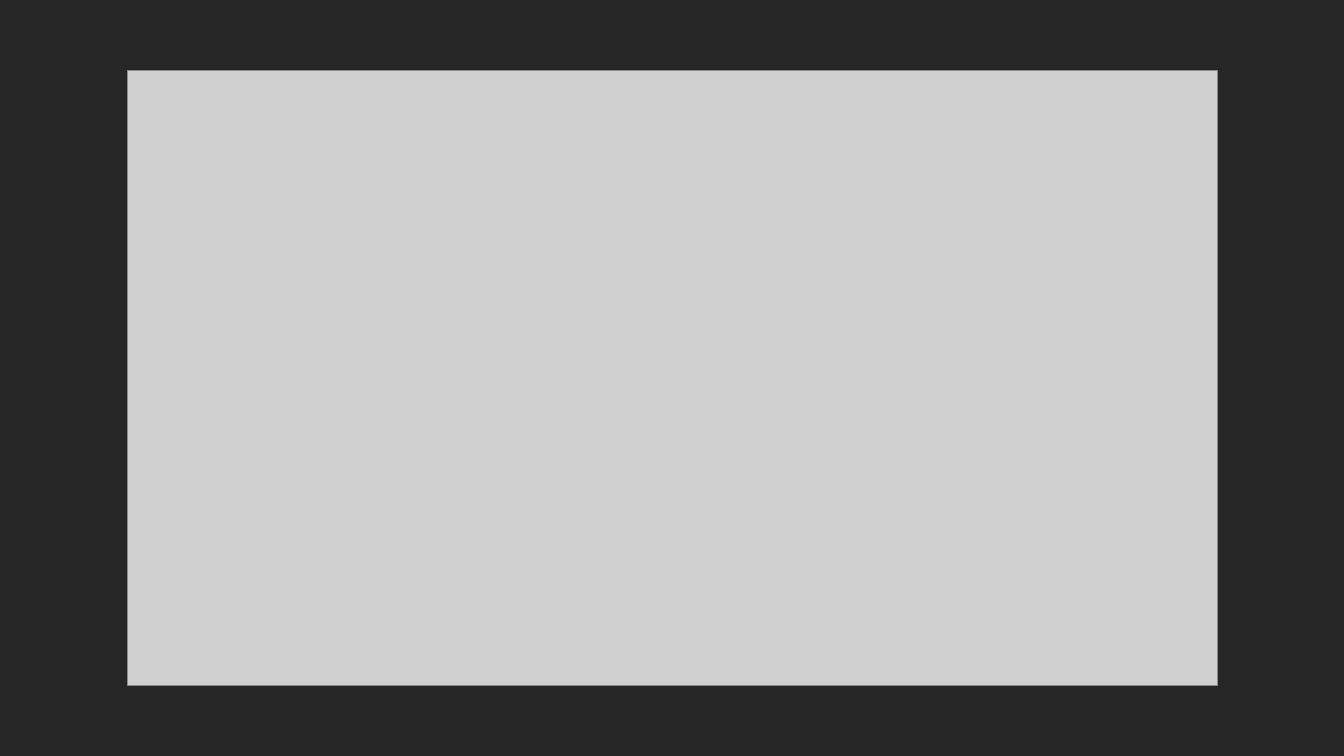
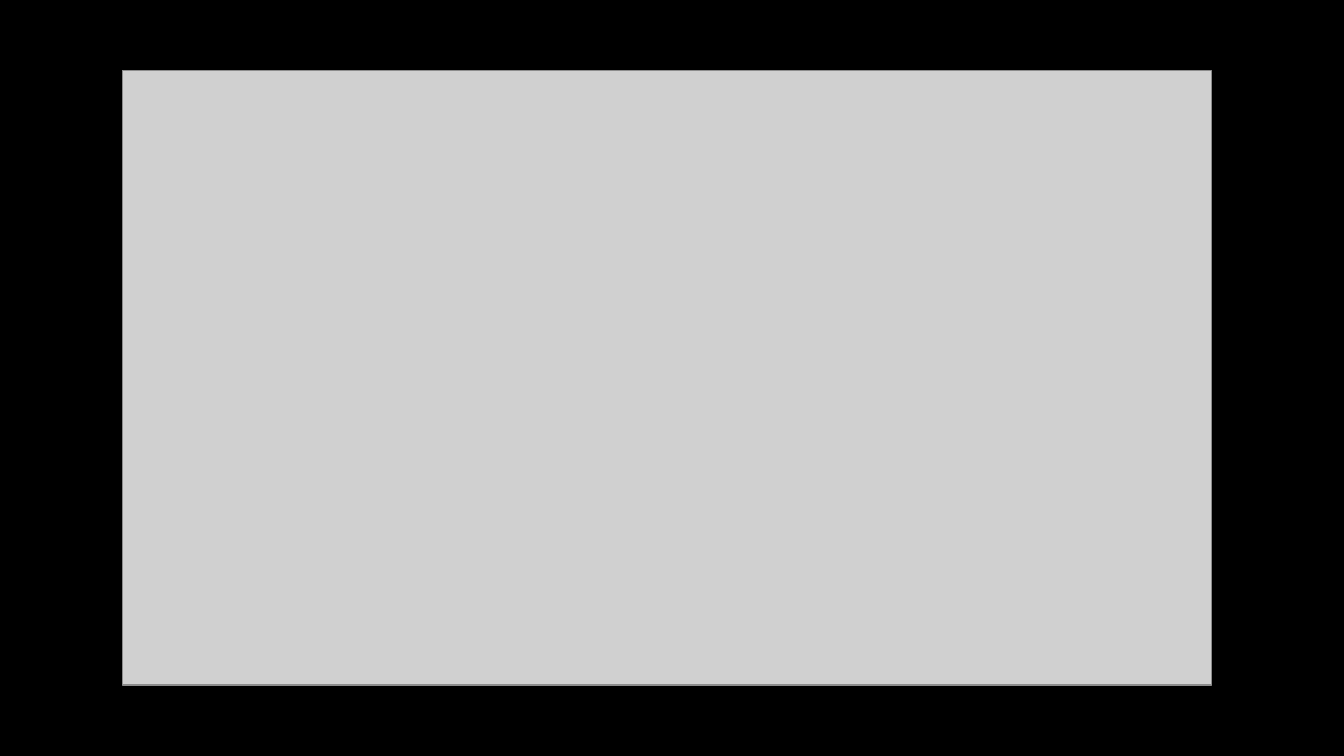
Before and after one commit to GallagherStephen/4thYearProject-Dissertation, a slide deck: slide 2 of Presentation/4th Year Presentation.pptx. Drawn at 1344x756 pixels with LibreOffice and Linux fonts; fonts in the diff are those of the drawing; grey boxes stand for pictures; background and template pictures are left out. Boxes give left, top, right and bottom in pixels: in the first picture for what was removed or moved away, otherwise in the second. Text is boxed around its words. In the diff, an @@ line names an element or a change of style, - is before the commit and + after.

Commit message:
added background to presentation

```diff
--- a/Presentation/4th Year Presentation.pptx
+++ b/Presentation/4th Year Presentation.pptx
@@ background #FFFFFF to picture (left out) @@
@@ rectangle removed at bbox=[0, 0, 1344, 756] @@
@@ picture: place and size @@
-picture at bbox=[127, 71, 1218, 686]
+picture at bbox=[123, 71, 1212, 685]
```
Also in this commit, not shown: 10 other slides changed, 1 slide removed.
